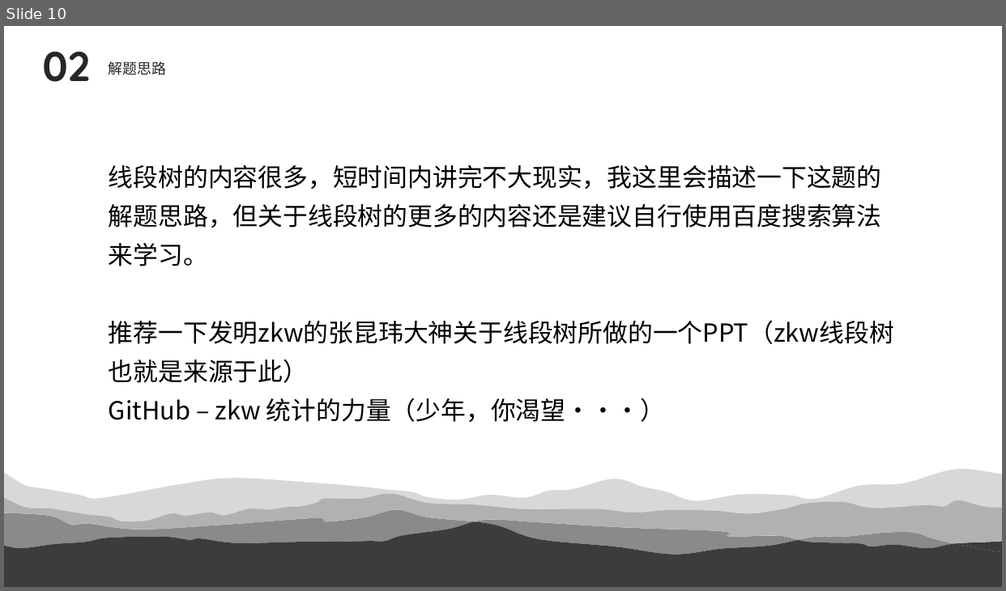
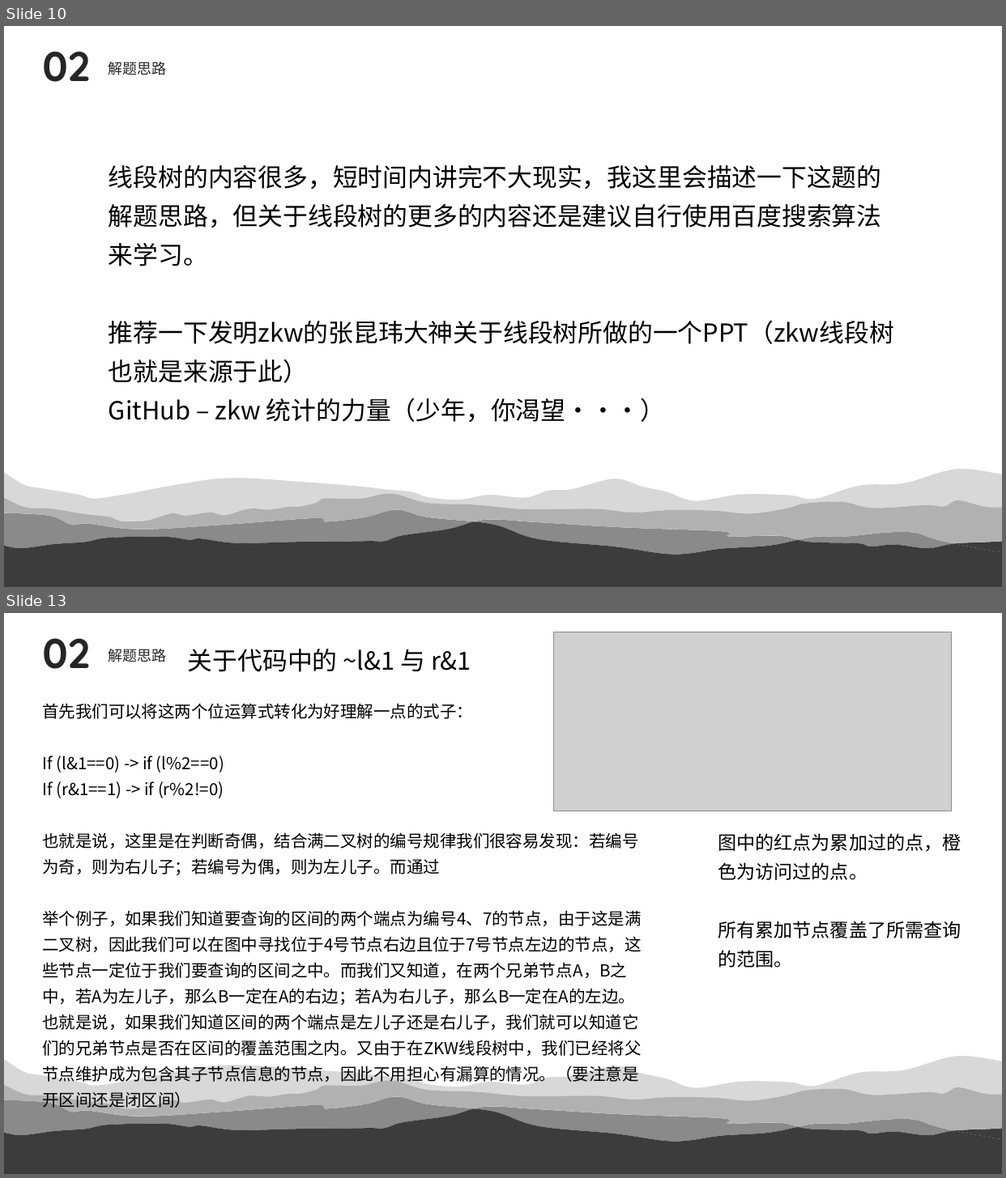
Before and after one commit to EventideX/Algorithm-and-Data-Structure, a slide deck: Assignment/5.2 bubble_sort/5.2 Bubble Sort 解题报告.ppt. Shown one above the other, each under a label of ours: slide 10 before the commit, slides 10 and 13 after it; the slides between them are not shown. The pictures are 1006x591 and 1006x1178 pixels, drawn with LibreOffice and Linux fonts; fonts in the diff are those of the drawing; grey boxes stand for pictures. Boxes give left, top, right and bottom in pixels: in the first picture for what was removed or moved away, otherwise in the second. Text is boxed around its words. In the diff, an @@ line names an element or a change of style, - is before the commit and + after.

```diff
--- a/Assignment/5.2 bubble_sort/5.2 Bubble Sort 解题报告.ppt
+++ b/Assignment/5.2 bubble_sort/5.2 Bubble Sort 解题报告.ppt
@@ slide 13 added at box(4, 613, 1002, 1174), background #FFFFFF; not listed: 7 template elements that a slide beside it also shows @@
@@ picture added at box(554, 632, 951, 811) @@
@@ text added at box(42, 638, 90, 669), 40 pt, text #262626, bold @@
+02
@@ text added at box(108, 649, 167, 662), 14 pt, text #262626 @@
+解题思路
@@ text added at box(188, 649, 471, 672), 24 pt, text #000000 @@
+关于代码中的 ~l&1 与 r&1
@@ text added at box(42, 703, 641, 1108), 16 pt, text #000000 @@
+首先我们可以将这两个位运算式转化为好理解一点的式子：
+If (l&1==0) -> if (l%2==0)
+If (r&1==1) -> if (r%2!=0)
+也就是说，这里是在判断奇偶，结合满二叉树的编号规律我们很容易发现：若编号为奇，则为右儿子；若编号为偶，则为左儿子。而通过
+举个例子，如果我们知道要查询的区间的两个端点为编号4、7的节点，由于这是满二叉树，因此我们可以在图中寻找位于4号节点右边且位于7号节点左边的节点，这些节点一定位于我们要查询的区间之中。而我们又知道，在两个兄弟节点A，B之中，若A为左儿子，那么B一定在A的右边；若A为右儿子，那么B一定在A的左边。也就是说，如果我们知道区间的两个端点是左儿子还是右儿子，我们就可以知道它们的兄弟节点是否在区间的覆盖范围之内。又由于在ZKW线段树中，我们已经将父节点维护成为包含其子节点信息的节点，因此不用担心有漏算的情况。（要注意是开区间还是闭区间）
@@ text added at box(718, 833, 961, 968), 18 pt, text #000000 @@
+图中的红点为累加过的点，橙色为访问过的点。
+所有累加节点覆盖了所需查询的范围。
```
Also in this commit, not shown: 3 other slides added, 2 other files.
